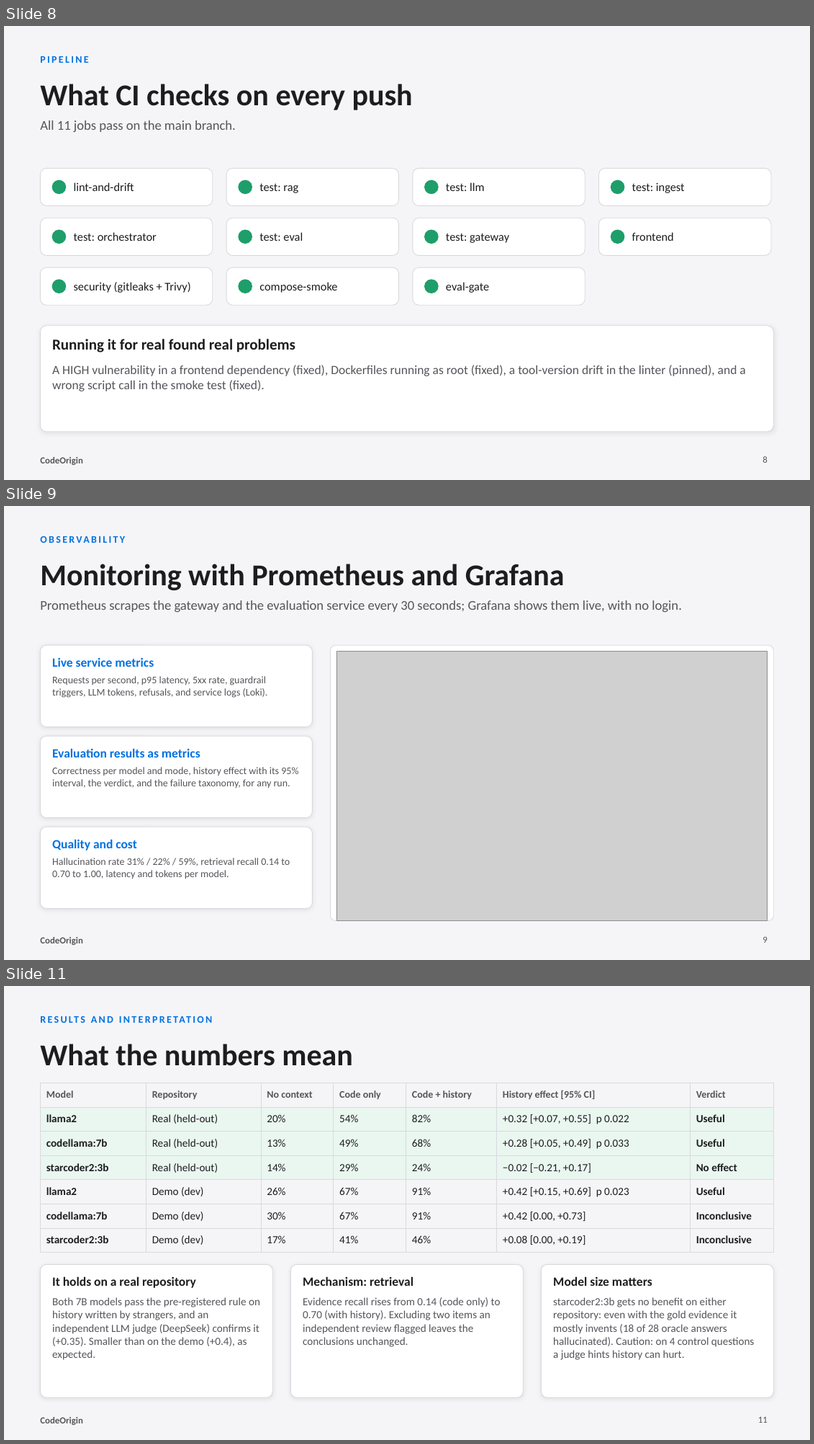
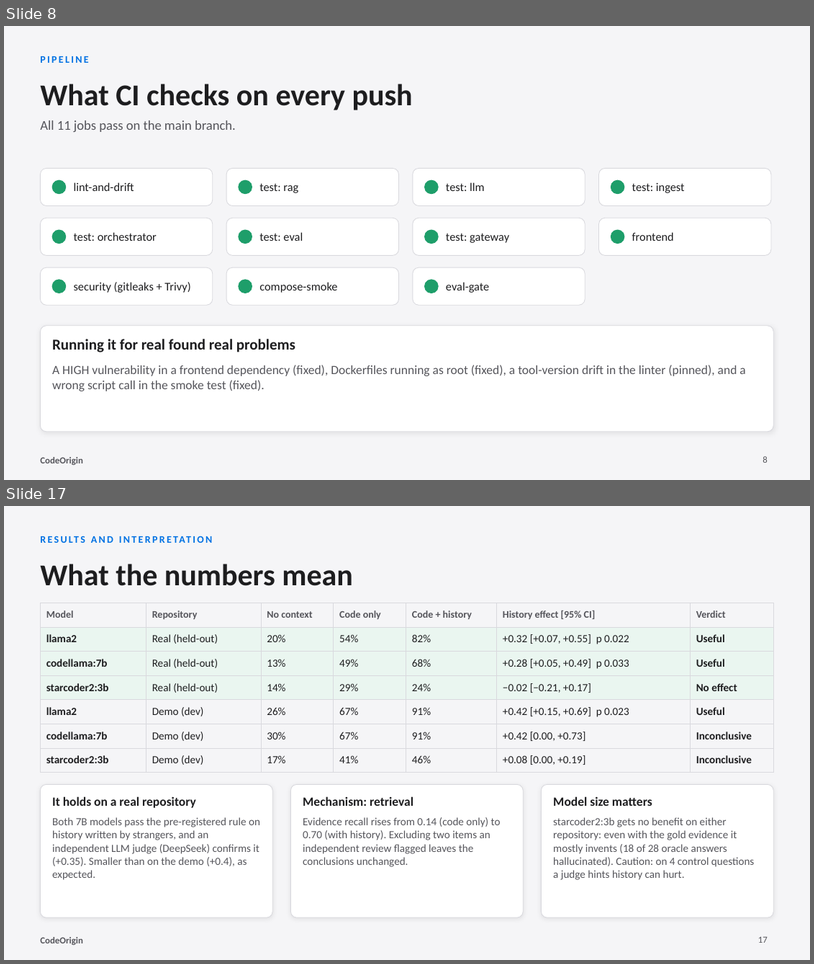
Before and after one commit to IATESPAGHETTI/Code_Origin, a slide deck: docs/CodeOrigin_presentation.pptx. Shown one above the other, each under a label of ours: slides 8, 9 and 11 before the commit, slides 8 and 17 after it; the slides between them are not shown. The pictures are 814x1444 and 814x964 pixels, drawn with LibreOffice and Linux fonts; fonts in the diff are those of the drawing; grey boxes stand for pictures. Boxes give left, top, right and bottom in pixels: in the first picture for what was removed or moved away, otherwise in the second. Text is boxed around its words. In the diff, an @@ line names an element or a change of style, - is before the commit and + after.

```diff
--- a/docs/CodeOrigin_presentation.pptx
+++ b/docs/CodeOrigin_presentation.pptx
@@ slide 9 removed at (4,506,810,960), background #F5F5F7; not listed: 1 template element that a slide beside it also shows @@
@@ text removed at (40,530,774,548) @@
-OBSERVABILITY
@@ text removed at (40,564,565,590) @@
-Monitoring with Prometheus and Grafana
@@ text removed at (40,600,682,612) @@
-Prometheus scrapes the gateway and the evaluation service every 30 seconds; Grafana shows them live, with no login.
@@ rounded rectangle removed at (40,645,313,727) @@
@@ rounded rectangle removed at (331,645,774,921) @@
@@ picture removed at (337,651,768,921) @@
@@ text removed at (52,657,154,667) @@
-Live service metrics
@@ text removed at (52,676,268,698) @@
-Requests per second, p95 latency, 5xx rate, guardrail triggers, LLM tokens, refusals, and service logs (Loki).
@@ rounded rectangle removed at (40,736,313,818) @@
@@ text removed at (52,748,201,757) @@
-Evaluation results as metrics
@@ text removed at (52,767,298,788) @@
-Correctness per model and mode, history effect with its 95% interval, the verdict, and the failure taxonomy, for any run.
@@ rounded rectangle removed at (40,826,313,908) @@
@@ text removed at (52,839,136,850) @@
-Quality and cost
@@ text removed at (52,857,290,878) @@
-Hallucination rate 31% / 22% / 59%, retrieval recall 0.14 to 0.70 to 1.00, latency and tokens per model.
@@ page number removed at (763,936,767,942) @@
-9
@@ what was slide 11 is now slide 17 @@
@@ page number at (759,937,768,942): text changed @@
-11
+17
```
Also in this commit, not shown: 1 slide changed, 7 slides added, 19 other files.
